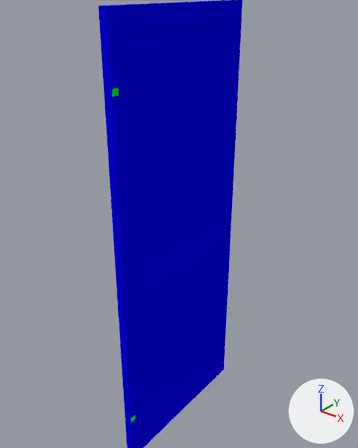
An edit to the Blender file 3d_assets/door_with_keyhole.blend, drawn before and after from the same camera.
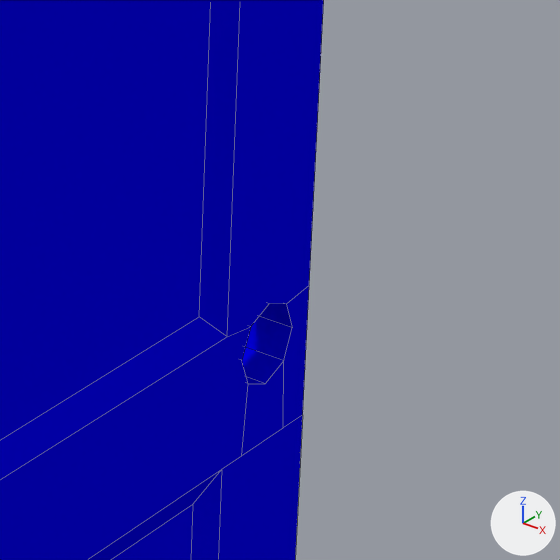
Old and new are each drawn whole from a 50 mm lens placed at (124.7, -119.5, 211.5), pointed at (-20.3, 61.7, 99.1) and again close up on the part from 53% to 74% of the width and 42% to 59% of the height. The axes (+X, +Y, +Z) are drawn at lower right. The lights are the same throughout. The close-ups show mesh edges as thin lines.

Names of what the first close-up shows: 'door'.
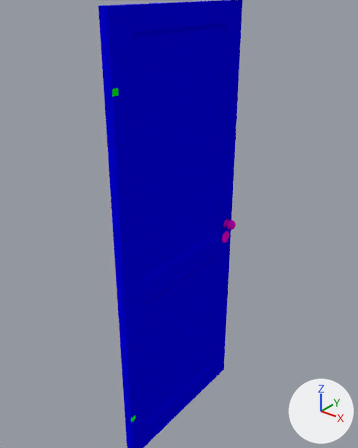
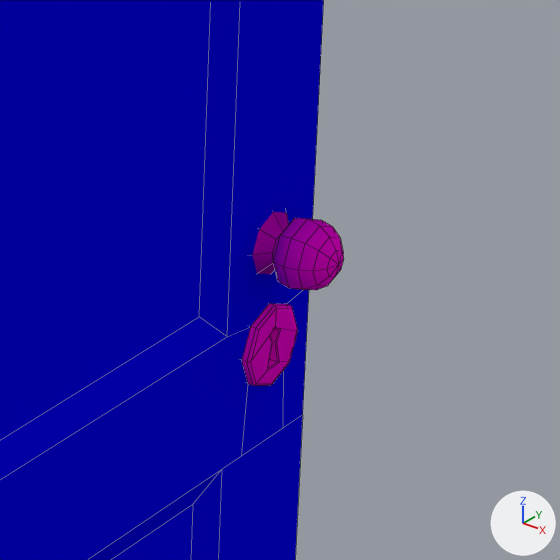
Pixel boxes [x1, y1, x2, y2] of what changed, in the close-ups (560 x 560 px):
'knob', added: after [242, 212, 344, 385]

What changed in the scene script:
```text
Add mat_material_002:
    mat_material_002 = diffuse_material('Material.002')
    mat_material_002.base_color = (0.8, 0.0, 0.614)  # pink #e700ce
Add me_cube_003:
    me_cube_003.from_pydata(...)  # 176 vertices, 183 faces; spans x -9.5..5.5, y 71.6..78.0, z 89.7..103.4
    me_cube_003.polygons.foreach_set('use_smooth', [True] * 183)
    me_cube_003.materials.append(mat_material_002)  # pink #e700ce
Add ob_knob:
    ob_knob = bpy.data.objects.new('knob', me_cube_003)
    ob_knob.location = (0.0, 0.0, 0.0)
```
